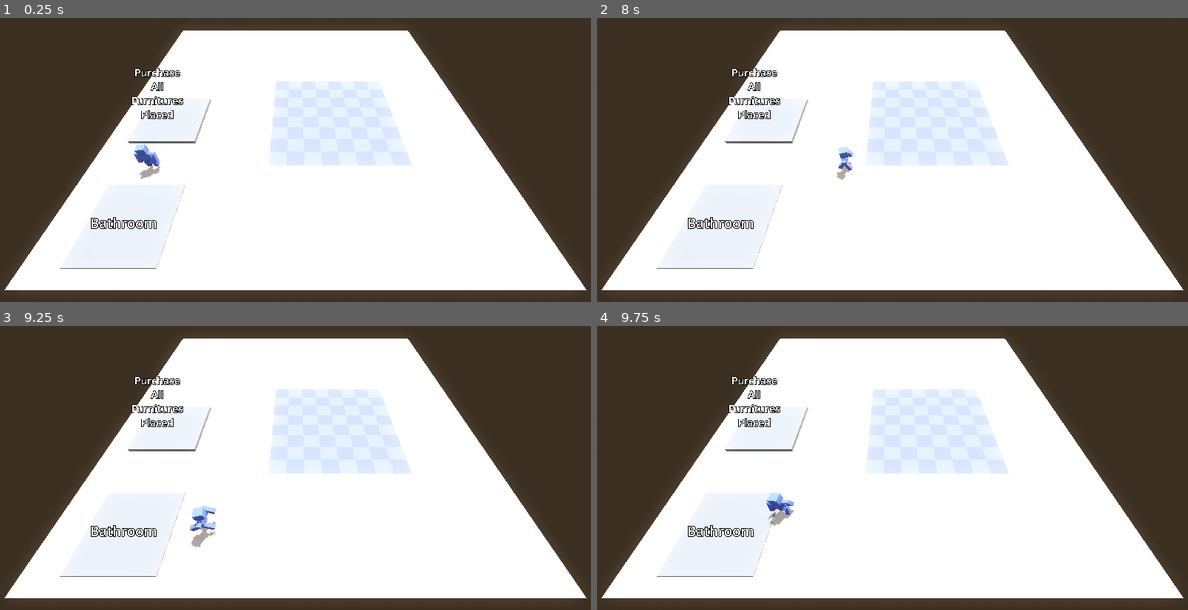
Above: before the commit, frames 1-4 (two rows, left to right).
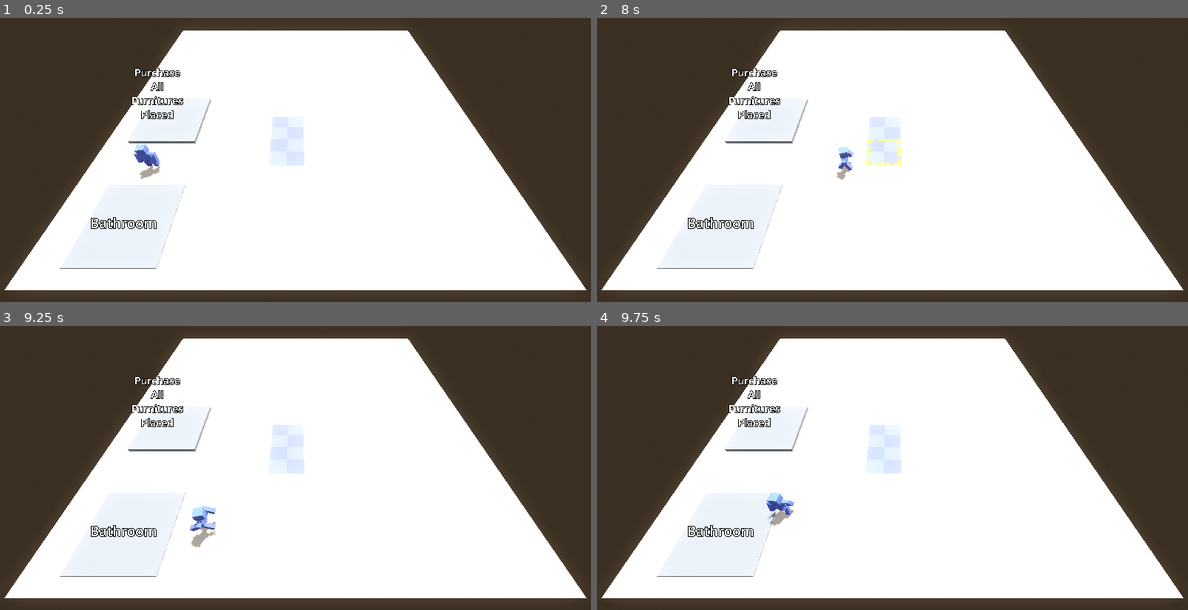
Above: after the commit, the same moments.

Repository: CamComDuck/HotelPrototype
Game: Godot game, scene res://room_builder/room_builder.tscn
The game is run twice, just before and just after one commit, with the same random seed, the same clock (stepped at 60 frames per second) and the same inputs. Sound files missing from this copy of the repository are replaced by a short silence.
Inputs:
- Up to frame 1 (0.25 s): no input
- Up to frame 2 (8 s): hold D (move_right) 0.53-1.28 s; tap E (interact_primary) at 0.6, 1.55, 2.1, 3.05, 3.6, 4.55, 5.1, 6.05, 6.6, 7.55 s; tap R (interact_secondary) at 0.8, 1.35, 2.3, 2.85, 3.8, 4.35, 5.3, 5.85, 6.8, 7.35 s; hold S (move_back) 1.28-2.03 s; hold D (move_right) 2.03-2.78 s; hold W (move_forward) 2.78-3.53 s; hold A (move_left) 3.53-5.03 s; hold S (move_back) 5.03-5.78 s; hold D (move_right) 5.78-6.53 s; hold W (move_forward) 6.53-7.28 s; hold D (move_right) from 7.28 s (still down)
- Up to frame 3 (9.25 s): release D (move_right) at 8.03 s; hold S (move_back) 8.03-8.78 s; tap E (interact_primary) at 8.1, 9.05 s; tap R (interact_secondary) at 8.3, 8.85 s; hold A (move_left) from 8.78 s (still down)
- Up to frame 4 (9.75 s): release A (move_left) at 9.53 s; hold W (move_forward) from 9.53 s (still down); tap E (interact_primary) at 9.6 s

The runs differ from the first frame. In frame 1, 4.1% of the frame differs, in the area x 46-70%, y 22-52%; in frame 2, 4.2%, in the area x 45-70%, y 22-52%; in frame 3, 4.1%; in frame 4, 4.1%.

Commit message:
Add player placing furniture on tiles

Diff:
--- a/project/character/character.gd
+++ b/project/character/character.gd
@@ -1,7 +1,7 @@
 class_name Character
 extends CharacterBody3D
 
-signal furniture_placed (furniture_placed : Furniture, position_placed : Vector3)
+signal furniture_placed (furniture_placed : Furniture, tile_placed_on : Tile)
 signal deleting_furniture (furniture_deleted : Furniture)
 
 const SPEED := 20.0
@@ -22,17 +22,17 @@
 	if allow_movement:
 		handle_movement(delta)
 
-	print(current_tile)
-
 	if shape_cast.is_colliding():
 		if shape_cast.get_collider(0) is Furniture:
 			interacting_furniture = shape_cast.get_collider(0)
-		elif shape_cast.get_collider(0) is Tile and carrying_furniture != null:
-			if not shape_cast.get_collider(0).has_furniture:
+		elif shape_cast.get_collider(0) is Tile:
+			if shape_cast.get_collider(0).furniture_on_tile == null:
 				if current_tile != shape_cast.get_collider(0) and current_tile != null:
 					current_tile.toggle_indicator(false)
 				current_tile = shape_cast.get_collider(0)
 				current_tile.toggle_indicator(true)
+			elif shape_cast.get_collider(0).furniture_on_tile != null:
+				interacting_furniture = shape_cast.get_collider(0).furniture_on_tile
 	else:
 		interacting_furniture = null
 		if current_tile != null:
@@ -49,6 +49,9 @@
 
 			# Pick up furniture
 			allow_movement = true
+			if current_tile != null:
+				if current_tile.furniture_on_tile != null:
+					current_tile.furniture_on_tile = null
 			var hand_model := interacting_furniture.model.duplicate()
 			hand_model.scale = Vector3(0.5, 0.5, 0.5)
 			carrying_marker.add_child(hand_model)
@@ -62,21 +65,21 @@
 			carrying_furniture.is_infinite = false
 			interacting_furniture = null
 
-		elif carrying_marker.get_child_count() > 0:
+		elif carrying_marker.get_child_count() > 0 and current_tile != null:
 			figurine.play_animation("pick-up")
 			allow_movement = false
 			await figurine.animation_finished
 			place_sound.play()
 
 			# Put furniture down
-			furniture_placed.emit(carrying_furniture, global_position)
+			furniture_placed.emit(carrying_furniture, current_tile)
 			carrying_marker.get_child(0).queue_free()
 			allow_movement = true
 			carrying_furniture = null
 
-	elif Input.is_action_just_pressed("interact_secondary"):
-		if interacting_furniture != null and carrying_furniture == null:
-			interacting_furniture.rotation_degrees.y += 90
+	#elif Input.is_action_just_pressed("interact_secondary"):
+		#if interacting_furniture != null and carrying_furniture == null:
+			#interacting_furniture.rotation_degrees.y += 90
 
 
 func handle_movement(delta : float) -> void:
--- a/project/room_builder/room_builder.gd
+++ b/project/room_builder/room_builder.gd
@@ -1,6 +1,5 @@
 class_name RoomBuilder
 extends Node3D
-
 
 var money := 1000
 var furniture := preload("res://furniture/furniture.tscn") as PackedScene
@@ -23,13 +22,13 @@
 			child.toggle_collision(true)
 
 
-func _on_character_furniture_placed(furniture_placed: Furniture, position_placed: Vector3) -> void:
+func _on_character_furniture_placed(furniture_placed: Furniture, tile_placed_on: Tile) -> void:
 	var new_furniture := furniture.instantiate() as Furniture
 	new_furniture.furniture_type = furniture_placed.furniture_type
 
 	add_child(new_furniture)
-	new_furniture.global_position.x = position_placed.x + 5
-	new_furniture.global_position.z = position_placed.z + 5
+	new_furniture.global_position = tile_placed_on.furniture_marker.global_position
+	tile_placed_on.furniture_on_tile = new_furniture
 
 	placed_furnitures.append(new_furniture)
 
--- a/project/room_builder/room_builder.tscn
+++ b/project/room_builder/room_builder.tscn
@@ -147,48 +147,6 @@
 [node name="Tile2" parent="Tiles" instance=ExtResource("10_l3nbf")]
 transform = Transform3D(1, 0, 0, 0, 1, 0, 0, 0, 1, 0, 0.675, 10)
 
-[node name="Tile3" parent="Tiles" instance=ExtResource("10_l3nbf")]
-transform = Transform3D(1, 0, 0, 0, 1, 0, 0, 0, 1, 10, 0.67452, 0)
-
-[node name="Tile4" parent="Tiles" instance=ExtResource("10_l3nbf")]
-transform = Transform3D(1, 0, 0, 0, 1, 0, 0, 0, 1, 10, 0.675, 10)
-
-[node name="Tile5" parent="Tiles" instance=ExtResource("10_l3nbf")]
-transform = Transform3D(1, 0, 0, 0, 1, 0, 0, 0, 1, 20, 0.67452, 0)
-
-[node name="Tile6" parent="Tiles" instance=ExtResource("10_l3nbf")]
-transform = Transform3D(1, 0, 0, 0, 1, 0, 0, 0, 1, 20, 0.675, 10)
-
-[node name="Tile7" parent="Tiles" instance=ExtResource("10_l3nbf")]
-transform = Transform3D(1, 0, 0, 0, 1, 0, 0, 0, 1, 30, 0.67452, 0)
-
-[node name="Tile8" parent="Tiles" instance=ExtResource("10_l3nbf")]
-transform = Transform3D(1, 0, 0, 0, 1, 0, 0, 0, 1, 30, 0.675, 10)
-
-[node name="Tile9" parent="Tiles" instance=ExtResource("10_l3nbf")]
-transform = Transform3D(1, 0, 0, 0, 1, 0, 0, 0, 1, 0, 0.67452, -20)
-
-[node name="Tile10" parent="Tiles" instance=ExtResource("10_l3nbf")]
-transform = Transform3D(1, 0, 0, 0, 1, 0, 0, 0, 1, 0, 0.675, -10)
-
-[node name="Tile11" parent="Tiles" instance=ExtResource("10_l3nbf")]
-transform = Transform3D(1, 0, 0, 0, 1, 0, 0, 0, 1, 10, 0.67452, -20)
-
-[node name="Tile12" parent="Tiles" instance=ExtResource("10_l3nbf")]
-transform = Transform3D(1, 0, 0, 0, 1, 0, 0, 0, 1, 10, 0.675, -10)
-
-[node name="Tile13" parent="Tiles" instance=ExtResource("10_l3nbf")]
-transform = Transform3D(1, 0, 0, 0, 1, 0, 0, 0, 1, 20, 0.67452, -20)
-
-[node name="Tile14" parent="Tiles" instance=ExtResource("10_l3nbf")]
-transform = Transform3D(1, 0, 0, 0, 1, 0, 0, 0, 1, 20, 0.675, -10)
-
-[node name="Tile15" parent="Tiles" instance=ExtResource("10_l3nbf")]
-transform = Transform3D(1, 0, 0, 0, 1, 0, 0, 0, 1, 30, 0.67452, -20)
-
-[node name="Tile16" parent="Tiles" instance=ExtResource("10_l3nbf")]
-transform = Transform3D(1, 0, 0, 0, 1, 0, 0, 0, 1, 30, 0.675, -10)
-
 [connection signal="deleting_furniture" from="Character" to="." method="_on_character_deleting_furniture"]
 [connection signal="furniture_placed" from="Character" to="." method="_on_character_furniture_placed"]
 [connection signal="body_entered" from="PurchaseBathroom" to="." method="_on_purchase_square_body_entered"]
--- a/project/room_builder/tile.gd
+++ b/project/room_builder/tile.gd
@@ -1,7 +1,7 @@
 class_name Tile
 extends Area3D
 
-var has_furniture := false
+var furniture_on_tile : Furniture
 
 @onready var indicator: Node3D = %indicator
 @onready var furniture_marker: Marker3D = $FurnitureMarker
@@ -12,3 +12,7 @@
 
 func toggle_indicator(is_visible_now : bool) -> void:
 	indicator.visible = is_visible_now
+
+
+func _physics_process(delta: float) -> void:
+	print(furniture_on_tile)
--- a/project/room_builder/tile.tscn
+++ b/project/room_builder/tile.tscn
@@ -23,5 +23,5 @@
 shape = SubResource("BoxShape3D_wugo0")
 
 [node name="FurnitureMarker" type="Marker3D" parent="."]
-transform = Transform3D(1, 0, 0, 0, 1, 0, 0, 0, 1, 0, 0.195218, 0)
+transform = Transform3D(1, 0, 0, 0, 1, 0, 0, 0, 1, -2.5, 0.2, 2.5)
 gizmo_extents = 5.0
